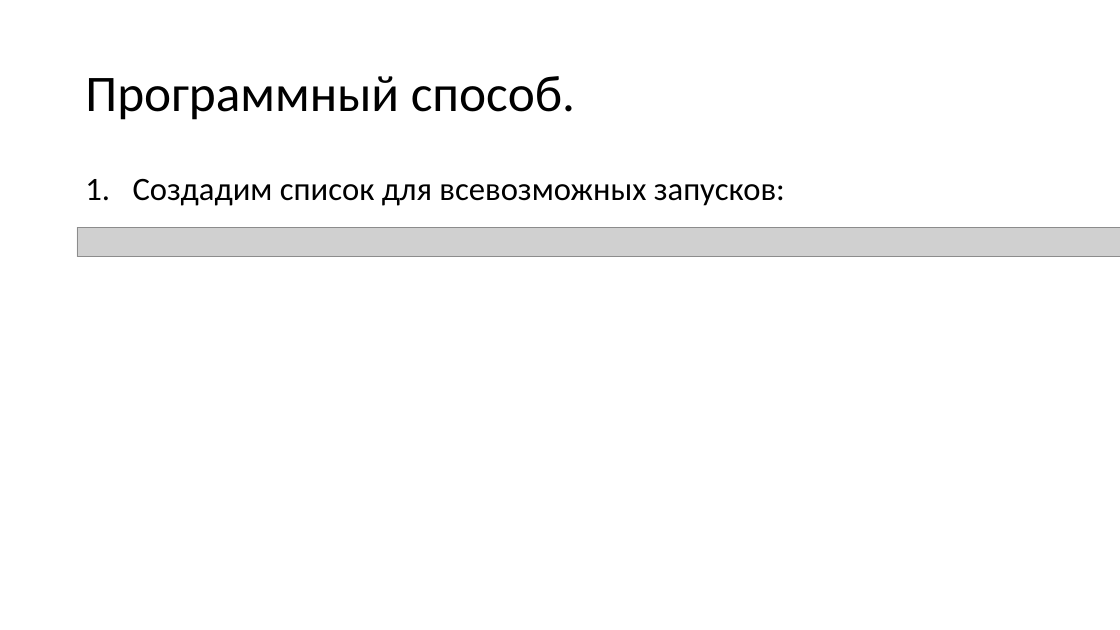
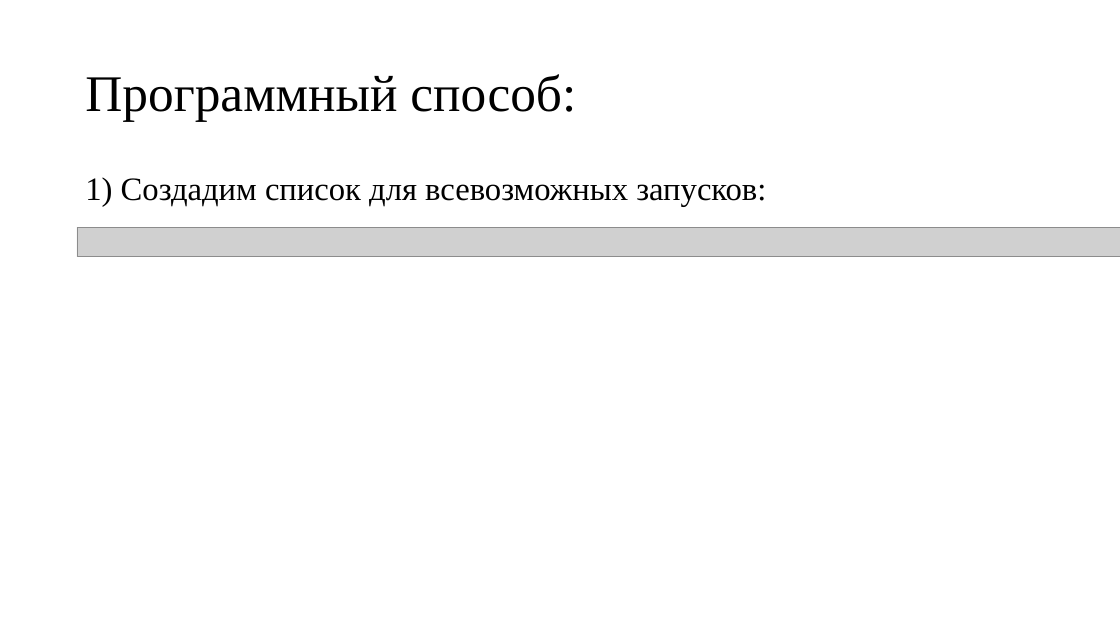
Before and after one commit to Grigoriy1988/OGE-2025-2026, a slide deck: slide 5 of 06/Ниже приведена программа, записанная на пяти языках.pptx. Drawn at 1120x630 pixels with LibreOffice and Linux fonts; fonts in the diff are those of the drawing; grey boxes stand for pictures. Boxes give left, top, right and bottom in pixels: in the first picture for what was removed or moved away, otherwise in the second. Text is boxed around its words. In the diff, an @@ line names an element or a change of style, - is before the commit and + after.

```diff
--- a/06/Ниже приведена программа, записанная на пяти языках.pptx
+++ b/06/Ниже приведена программа, записанная на пяти языках.pptx
@@ title at box(85, 74, 576, 121): text changed; font Calibri to Times New Roman @@
-Программный способ.
+Программный способ:
@@ text at box(85, 177, 766, 206): text changed; font Calibri to Times New Roman @@
-1. Создадим список для всевозможных запусков:
+1) Создадим список для всевозможных запусков:
```
Also in this commit, not shown: 4 other slides changed, 2 slides added, 2 slides removed, 2 other files.
